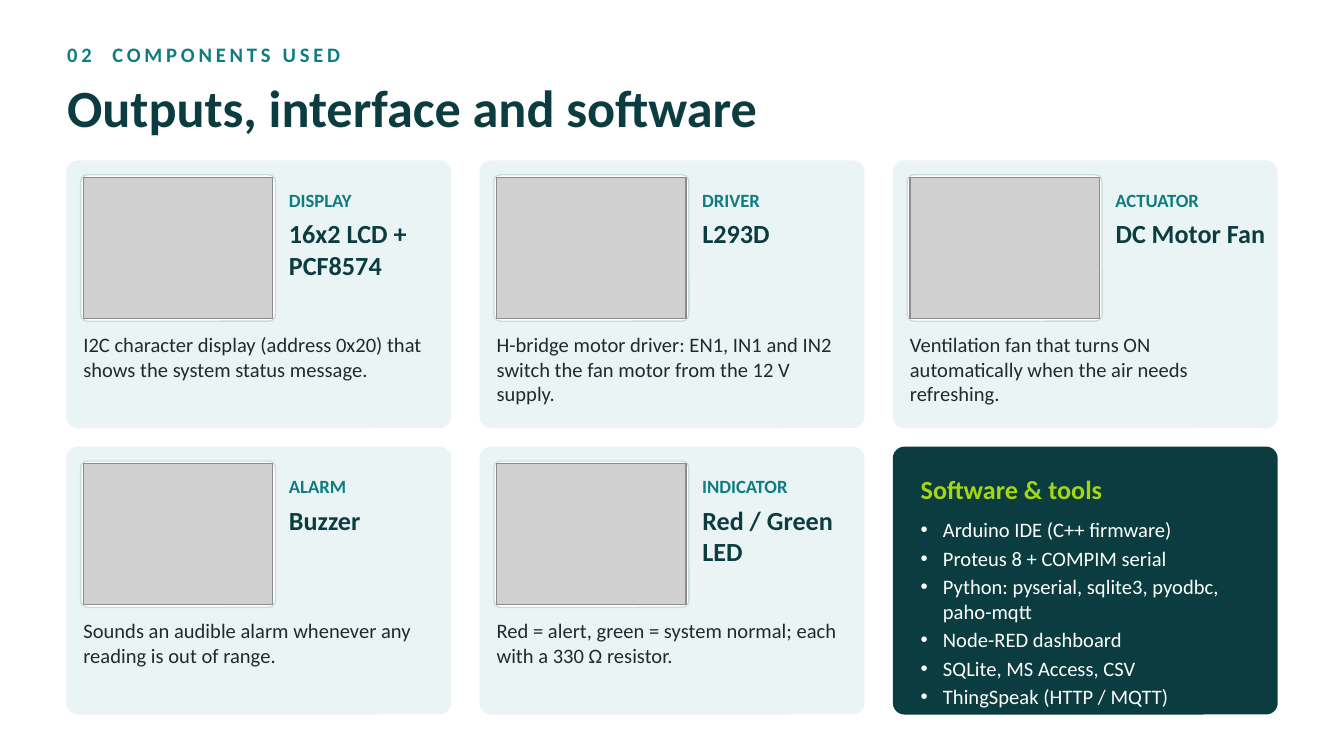
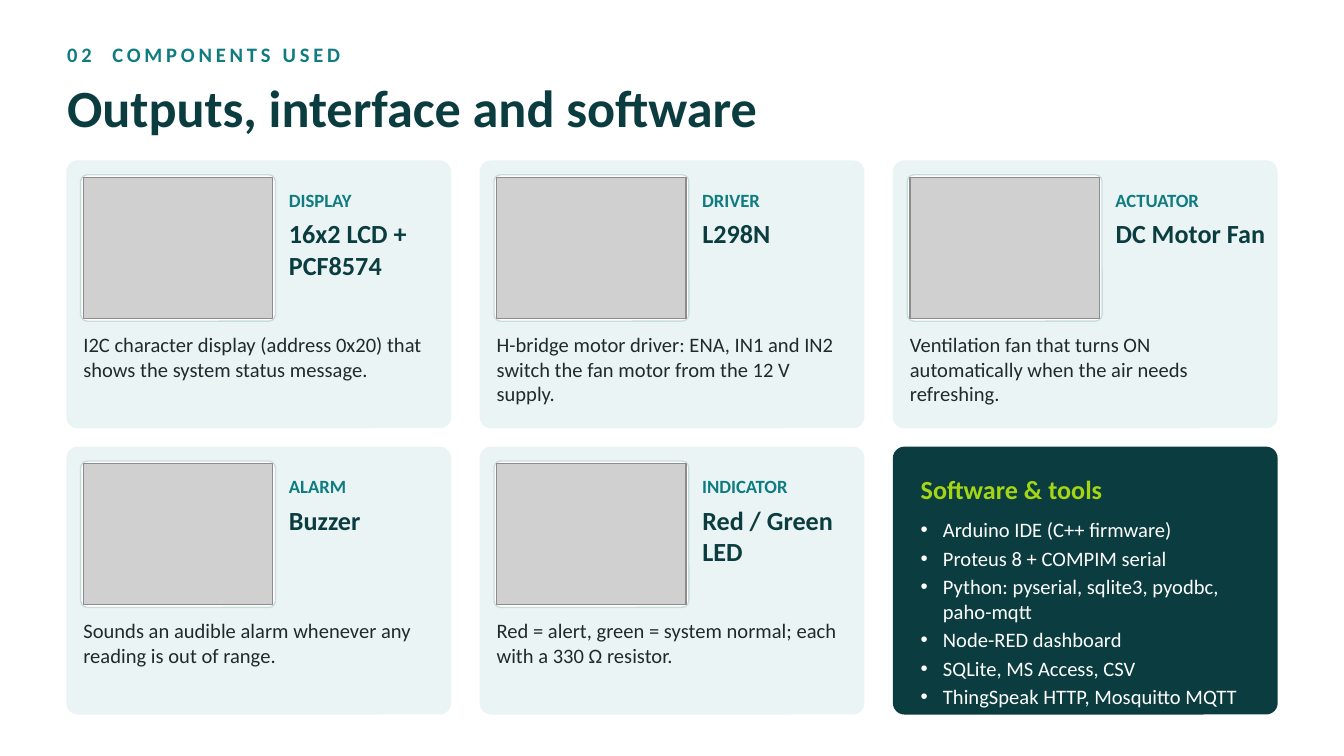
Before and after one commit to muaz8172/Smart-Environmental-Monitoring-Control-System, a slide deck: slide 4 of Presentation/Smart_Environmental_Monitoring_Presentation.pptx. Drawn at 1344x756 pixels with LibreOffice and Linux fonts; fonts in the diff are those of the drawing; grey boxes stand for pictures. Boxes give left, top, right and bottom in pixels: in the first picture for what was removed or moved away, otherwise in the second. Text is boxed around its words. In the diff, an @@ line names an element or a change of style, - is before the commit and + after.

```diff
--- a/Presentation/Smart_Environmental_Monitoring_Presentation.pptx
+++ b/Presentation/Smart_Environmental_Monitoring_Presentation.pptx
@@ text at [702, 225, 770, 243]: text changed @@
-L293D
+L298N
@@ text at [497, 337, 833, 405]: text changed @@
-H-bridge motor driver: EN1, IN1 and IN2 switch the fan motor from the 12 V supply.
+H-bridge motor driver: ENA, IN1 and IN2 switch the fan motor from the 12 V supply.
@@ text at [943, 689, 1236, 708]: text changed @@
-• ThingSpeak (HTTP / MQTT)
+• ThingSpeak HTTP, Mosquitto MQTT
```
Also in this commit, not shown: 4 other slides changed, 25 other files.
